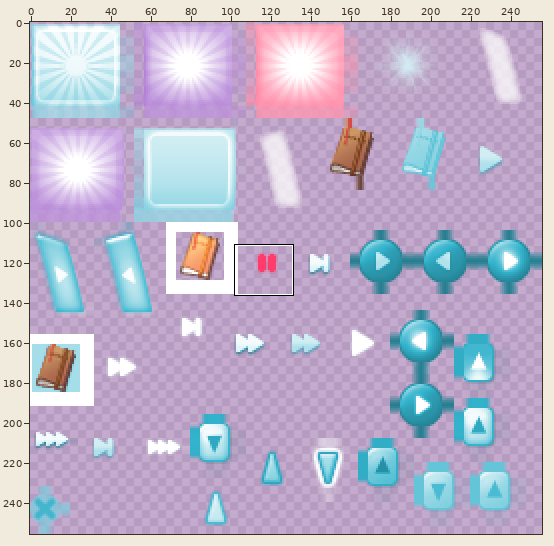
Edited in one commit: sprite sheet (Extract/HUD/SimDisplay/S3_2F7D0004_00000000_6A3BADD06734D1D9_ATLAS_HUDSimDisplay_01%%+IMAG.png). The first picture is a wide view before the edit; the outline marks the close-up.
Close-up. Before the edit:
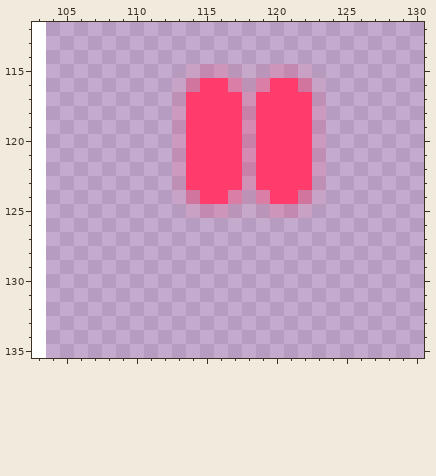
The file is 256x256 pixels. Shown: x 103..130, y 112..135.
And afterwards:
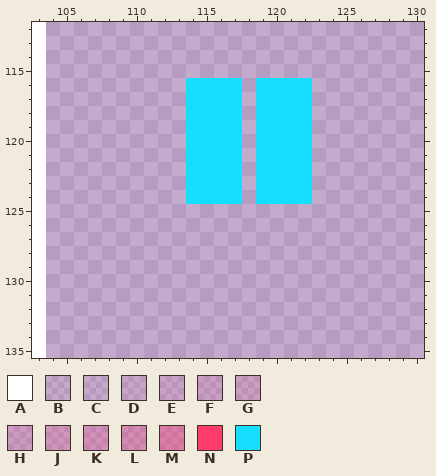
Palette (. is transparent): A #ffffff  B #ff326502  C #ff326504  D #ff32650d  E #ff326513  F #ff326519  G #ff32651c  H #ff326522  J #ff32652d  K #ff326537  L #ff326543  M #ff32655e  N #ff3c6c  P #16deff
Change:
Colour P replaces colour M in row 116 at x 114, 117, 119 and 122; in row 124 at x 114, 117, 119 and 122.
Colour P replaces colour N in row 116 at x 115 to 116 and 120 to 121; in rows 117 to 123 at x 114 to 117 and 119 to 122; in row 124 at x 115 to 116 and 120 to 121.
Colour B is removed in row 115 at x 113 and 123; in row 125 at x 113 and 123.
Colour C is removed in row 115 at x 118; in row 125 at x 118.
Colour D is removed in row 116 at x 113 and 123; in row 124 at x 113 and 123.
Colour E is removed in row 115 at x 114, 117, 119 and 122; in row 125 at x 114, 117, 119 and 122.
Colour F is removed in row 116 at x 118; in row 124 at x 118.
Colour G is removed in row 117 at x 113 and 123; in row 123 at x 113 and 123.
Colour H is removed in rows 118 to 122 at x 113 and 123.
Colour J is removed in row 115 at x 115 to 116 and 120 to 121; in row 125 at x 115 to 116 and 120 to 121.
Colour K is removed in row 117 at x 118; in row 123 at x 118.
Colour L is removed in rows 118 to 122 at x 118.
